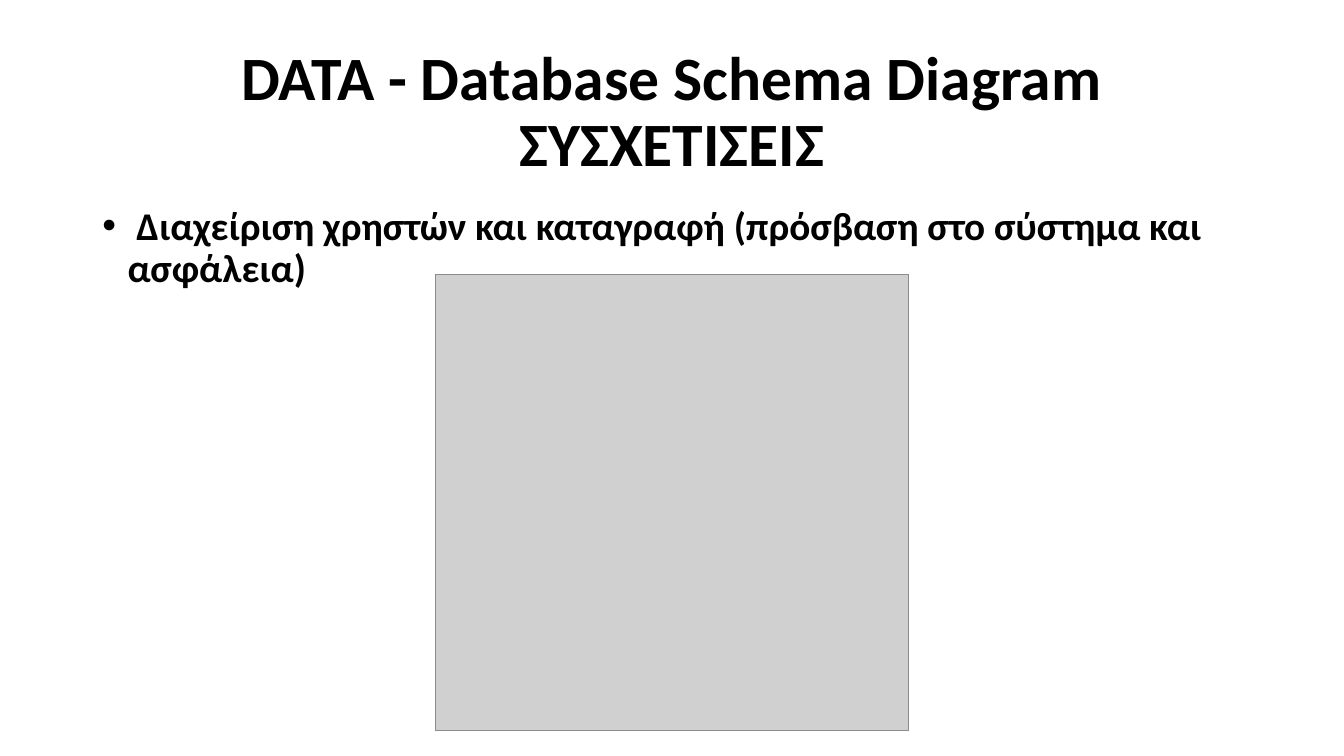
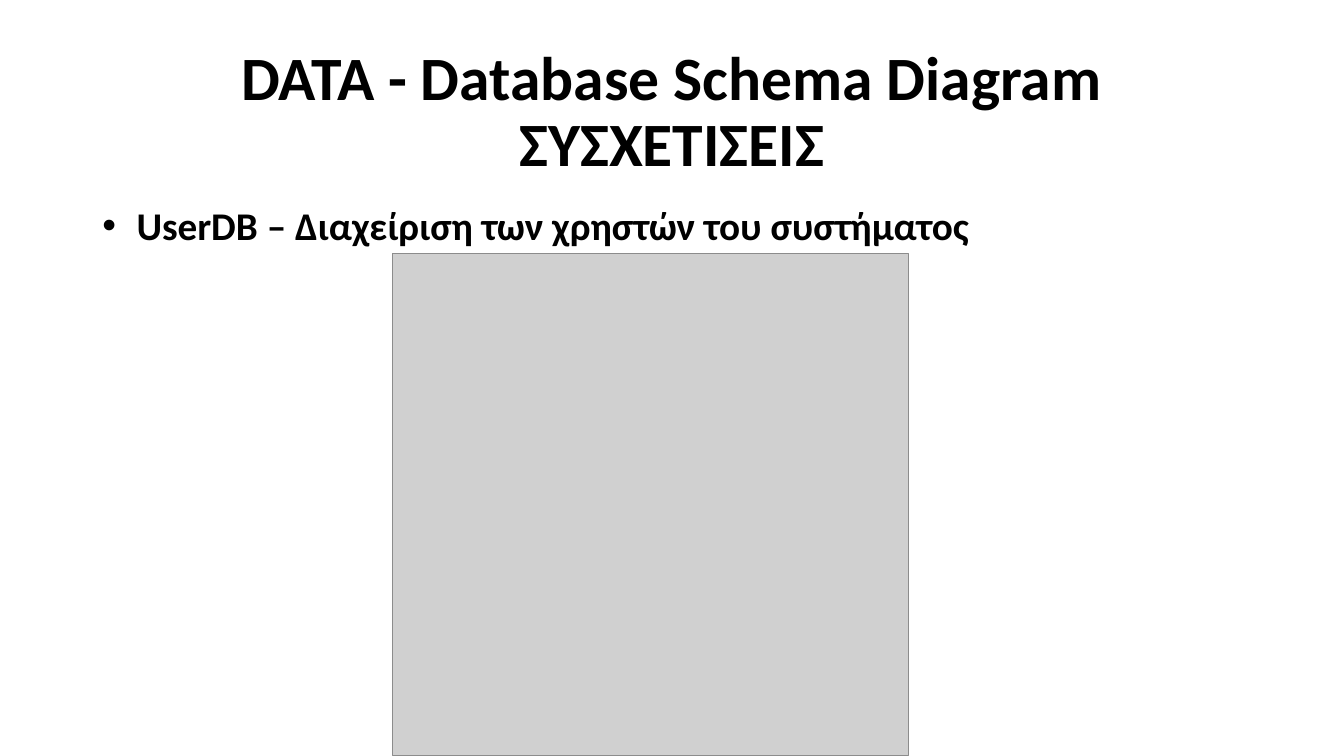
Before and after one commit to Ath21/STL_Drive, a slide deck: slide 26 of Presentation.pptx (slide 30 before the commit). Drawn at 1344x756 pixels with LibreOffice and Linux fonts; fonts in the diff are those of the drawing; grey boxes stand for pictures. Boxes give left, top, right and bottom in pixels: in the first picture for what was removed or moved away, otherwise in the second. Text is boxed around its words. In the diff, an @@ line names an element or a change of style, - is before the commit and + after.

```diff
--- a/Presentation.pptx
+++ b/Presentation.pptx
@@ text at bbox=[137, 212, 969, 247]: text changed @@
-• Διαχείριση χρηστών και καταγραφή (πρόσβαση στο σύστημα και ασφάλεια)
+• UserDB – Διαχείριση των χρηστών του συστήματος
@@ picture: place and size @@
-picture at bbox=[436, 274, 908, 731]
+picture at bbox=[393, 253, 908, 756]
```
Also in this commit, not shown: 7 other slides changed, 4 slides added, 6 slides removed, 6 other files.
